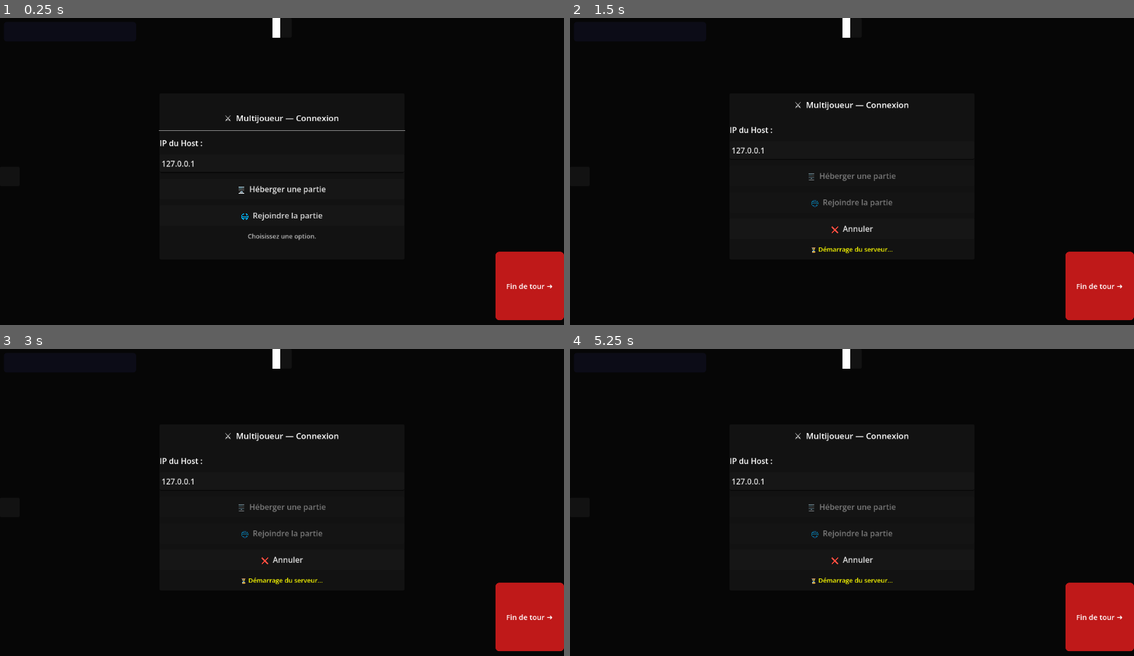
Above: before the commit, frames 1-4 (two rows, left to right).
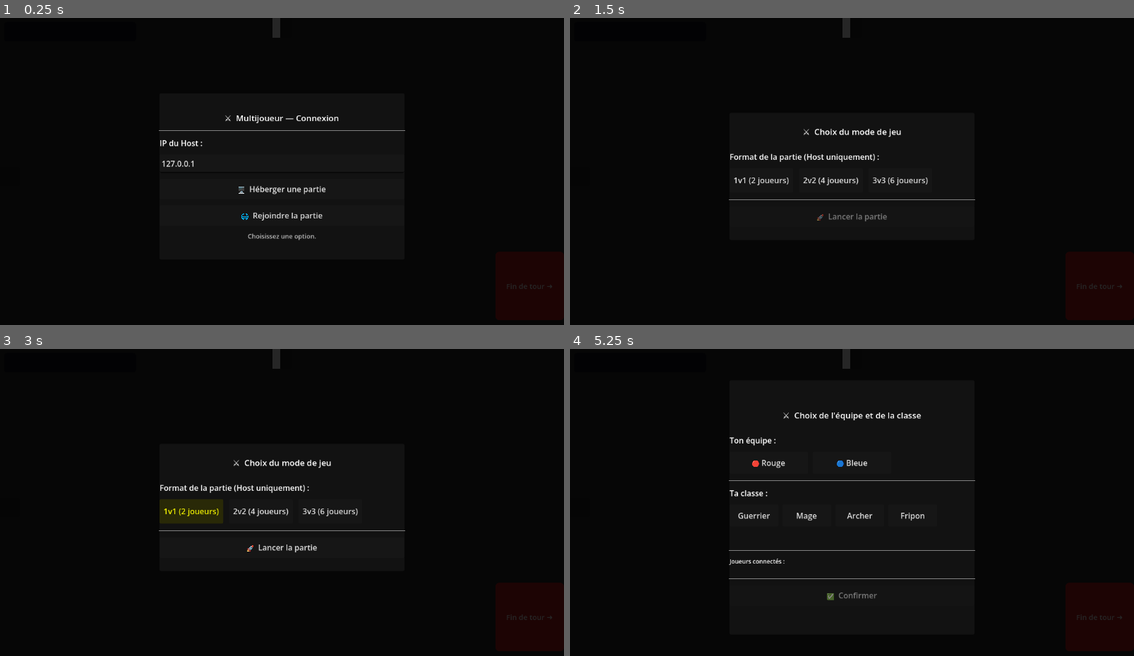
Above: after the commit, the same moments.

Repository: Brsa-Dev/ChessGame
Game: Godot game, scene res://main.tscn
Two runs of this game, one before a commit and one after it. Both use one fixed random seed, a clock stepped at 60 frames per second and the inputs below.
Inputs (mouse positions are in pixels of both pictures, inside the frame that each line leads up to):
- Up to frame 1 (0.25 s): no input
- Up to frame 2 (1.5 s): click "Fin de tour ➜" at 0.5 s; click "🖥️ Héberger une partie" at 1.25 s
- Up to frame 3 (3 s): click (282, 560) at 2 s, where only the run before the commit has a clickable "❌ Annuler"; click (191, 511) at 2.75 s, where only the run after the commit has a clickable "1v1 (2 joueurs)"
- Up to frame 4 (5.25 s): click (829, 511) at 3.5 s, where only the run after the commit has a clickable "2v2 (4 joueurs)"; click (902, 511) at 4.25 s, where only the run after the commit has a clickable "3v3 (6 joueurs)"; click (852, 548) at 5 s, where only the run after the commit has a clickable "🚀 Lancer la partie"

The runs differ from the first frame. In frame 1, 2.8% of the frame differs, in the area x 48-100%, y 0-99%; in frame 2, 4.6%; in frame 3, 4.6%; in frame 4, 4.9%, in the area x 28-100%, y 0-99%.
Error before the commit: Invalid access to property or key 'FORMATS_JEU' on a base object of type 'Nil'. (res://UI/lobby_ui.gd:247)

Commit message:
Push Claude

Diff:
--- a/chess-game/Handlers/input_handler.gd
+++ b/chess-game/Handlers/input_handler.gd
@@ -67,6 +67,10 @@
 var sort_handler    : Node = null  # sort_handler.gd
 var effects_handler : Node = null  # effects_handler.gd
 var sort_ui         : Node = null  # sort_ui.gd
+
+## Référence vers main.gd — injectée dans _injecter_references_handlers().
+## Nécessaire pour envoyer les clics au Host via RPC en réseau.
+var main_node : Node = null
 
 
 # =======================================================
@@ -215,6 +219,27 @@
 # TRAITEMENT CLIC SOURIS
 # =======================================================
 func _traiter_clic_souris(event: InputEventMouseButton) -> void:
+	## =======================================================
+	## GUARD RÉSEAU — Intercept côté Client
+	## -------------------------------------------------------
+	## Si réseau actif ET ce n'est pas le Host local :
+	##   - Bloque silencieusement si ce n'est pas notre tour
+	##   - Sinon calcule les coords et envoie au Host via RPC
+	## Host et mode solo passent directement au code existant.
+	## =======================================================
+	if NetworkManager.est_connecte() and not NetworkManager.est_host():
+		var joueur_actif_reseau : Node = tour_manager.get_joueur_actif()
+		if joueur_actif_reseau.peer_id != NetworkManager.get_mon_id():
+			return
+		var cell_reseau : Vector2i = renderer.screen_to_grid(event.position)
+		if renderer.camera == null or _est_hors_plateau(cell_reseau):
+			return
+		## Envoie au Host pour validation autoritaire
+		main_node.rpc_recevoir_input.rpc_id(1, cell_reseau.x, cell_reseau.y)
+		## Prédiction locale : pas de return — le Client exécute aussi
+		## localement pour un retour visuel immédiat. Si le Host corrige,
+		## rpc_appliquer_etat() écrasera l'état.
+
 	var cell         : Vector2i = renderer.screen_to_grid(event.position)
 	var joueur_actif : Node     = tour_manager.get_joueur_actif()
 
@@ -248,6 +273,55 @@
 
 	# Reclique sur soi-même → désélection
 	var est_sur_soi : bool = cell.x == joueur_actif.grid_x and cell.y == joueur_actif.grid_y
+	if joueur_selectionne and est_sur_soi:
+		_reset_selection()
+		renderer.joueur_selectionne = false
+		renderer.rafraichir()
+		return
+
+	if not joueur_selectionne:
+		_selectionner_joueur(joueur_actif, cell)
+		return
+
+	_traiter_deplacement_ou_attaque(joueur_actif, cell)
+
+
+## =======================================================
+## API RÉSEAU — Traite un clic reçu depuis le réseau
+## -------------------------------------------------------
+## Appelée par main.gd (Host) quand un input Client arrive.
+## Réplique exactement le comportement d'un clic local
+## sans recréer un InputEventMouseButton (non sérialisable).
+##
+## @param x, y : coordonnées de la case cliquée sur le plateau
+## =======================================================
+func traiter_clic_reseau(x: int, y: int) -> void:
+	var cell         : Vector2i = Vector2i(x, y)
+	var joueur_actif : Node     = tour_manager.get_joueur_actif()
+
+	if _est_hors_plateau(cell):
+		return
+
+	if bombe_en_attente != null:
+		_appliquer_bombe(cell, joueur_actif)
+		return
+
+	if cape_en_attente != null:
+		_appliquer_cape_foret(cell, joueur_actif)
+		return
+
+	if not joueur_actif.est_place:
+		_placer_joueur(joueur_actif, cell)
+		return
+
+	if sort_selectionne >= 0:
+		_utiliser_sort_sur_clic(joueur_actif, cell)
+		return
+
+	var est_sur_soi : bool = (
+		cell.x == joueur_actif.grid_x and
+		cell.y == joueur_actif.grid_y
+	)
 	if joueur_selectionne and est_sur_soi:
 		_reset_selection()
 		renderer.joueur_selectionne = false
--- /dev/null
+++ b/chess-game/Network/game_state.gd
@@ -0,0 +1,128 @@
+# =======================================================
+# Network/game_state.gd
+# -------------------------------------------------------
+# Responsabilité : sérialiser et désérialiser l'état du jeu.
+#
+# Utilisé par le Host pour broadcaster l'état après chaque
+# action, et par tous les peers pour l'appliquer.
+#
+# Principe : le Host est la seule source de vérité.
+# Le Client reçoit l'état et l'affiche — il ne calcule rien.
+#
+# Scalable : fonctionne pour N joueurs (2, 4 ou 6).
+# =======================================================
+extends Node
+
+
+# =======================================================
+# SÉRIALISATION — État complet → Dictionary
+# =======================================================
+
+## Capture l'état complet du jeu en un Dictionary transmissible
+## via RPC. Appelée par le Host après chaque action.
+##
+## @param joueurs      : Array[Node] — liste des joueurs actifs
+## @param board        : Node        — état du plateau
+## @param tour_manager : Node        — gestionnaire de tours
+## @return Dictionary sérialisé, envoyable via rpc()
+func serialiser(
+	joueurs      : Array,
+	board        : Node,
+	tour_manager : Node
+) -> Dictionary:
+	## --- Joueurs ---
+	var joueurs_data : Array = []
+	for i in range(joueurs.size()):
+		var j : Node = joueurs[i]
+		joueurs_data.append({
+			"index"     : i,
+			"grid_x"    : j.grid_x,
+			"grid_y"    : j.grid_y,
+			"est_place" : j.est_place,
+			"est_mort"  : j.est_mort,
+			"hp"        : j.hp_actuels,
+			"hp_max"    : j.hp_max,
+			"pm"        : j.pm_actuels,
+			"pm_max"    : j.pm_max,
+			"gold"      : j.gold,
+			"equipe"    : j.equipe,
+			"peer_id"   : j.peer_id,
+		})
+
+	## --- Plateau ---
+	## Inclus pour synchroniser les changements en cours de partie
+	## (laves temporaires, murs, forêts, etc.)
+	var plateau_data : Array = board.exporter_etat()
+
+	## --- Tour ---
+	var joueur_actif  : Node  = tour_manager.get_joueur_actif()
+	var index_actif   : int   = joueurs.find(joueur_actif)
+	var temps_restant : float = tour_manager._timer.time_left
+
+	return {
+		"joueurs"       : joueurs_data,
+		"plateau"       : plateau_data,
+		"tour_actif"    : index_actif,
+		"tour_global"   : tour_manager.tour_global,
+		"temps_restant" : temps_restant,
+	}
+
+
+# =======================================================
+# DÉSÉRIALISATION — Dictionary → objets locaux
+# =======================================================
+
+## Applique un état reçu depuis le réseau sur les objets locaux.
+## Appelée par TOUS les peers (Host inclus) après réception.
+##
+## @param etat    : Dictionary — état reçu du Host
+## @param joueurs : Array[Node] — joueurs locaux à mettre à jour
+## @param board   : Node        — plateau local à mettre à jour
+func deserialiser(
+	etat         : Dictionary,
+	joueurs      : Array,
+	board        : Node,
+	tour_manager : Node = null
+) -> void:
+	## --- Plateau ---
+	## Toujours appliqué en premier car les joueurs peuvent
+	## être sur des cases dont le type a changé.
+	if etat.has("plateau"):
+		board.importer_etat(etat["plateau"])
+
+	## --- Joueurs ---
+	if etat.has("joueurs"):
+		var joueurs_data : Array = etat["joueurs"]
+		for data in joueurs_data:
+			var index : int = data.get("index", -1)
+			if index < 0 or index >= joueurs.size():
+				push_warning("GameState.deserialiser : index joueur invalide %d" % index)
+				continue
+			var j : Node = joueurs[index]
+			j.grid_x     = data.get("grid_x",    j.grid_x)
+			j.grid_y     = data.get("grid_y",     j.grid_y)
+			j.est_place  = data.get("est_place",  j.est_place)
+			j.est_mort   = data.get("est_mort",   j.est_mort)
+			j.hp_actuels = data.get("hp",         j.hp_actuels)
+			j.hp_max     = data.get("hp_max",     j.hp_max)
+			j.pm_actuels = data.get("pm",         j.pm_actuels)
+			j.pm_max     = data.get("pm_max",     j.pm_max)
+			j.gold       = data.get("gold",       j.gold)
+
+	## --- Tour manager ---
+	## Synchronise l'index du joueur actif côté Client.
+	## Sans ça, _index_joueur_actif reste sur l'ancien tour
+	## et le guard réseau dans _traiter_clic_souris() bloque
+	## les actions du Client pendant un tour entier.
+	if tour_manager != null and etat.has("tour_actif"):
+		tour_manager._index_joueur_actif = etat["tour_actif"]
+		tour_manager.tour_global         = etat.get("tour_global", tour_manager.tour_global)
+
+	## --- Timer ---
+	## Resynchronise le timer côté Client avec le temps restant du Host.
+	## Évite le décalage visuel entre les deux instances.
+	if tour_manager != null and etat.has("temps_restant"):
+		var temps : float = etat.get("temps_restant", 0.0)
+		tour_manager._timer.stop()
+		tour_manager._timer.wait_time = max(temps, 0.1)
+		tour_manager._timer.start()
--- a/chess-game/Network/network_manager.gd
+++ b/chess-game/Network/network_manager.gd
@@ -356,9 +356,13 @@
 		var c : Dictionary = choix_joueurs[id].duplicate()
 		c["peer_id"] = id
 		configs.append(c)
+		print("[NM] config : peer_id=%d classe=%s equipe=%d" % [
+			id, c.get("classe", "?"), c.get("equipe", -1)
+		])
 
 	print("NetworkManager : tous prêts → lancement !")
-	rpc_lancer_partie.rpc(configs)
+	rpc_lancer_partie.rpc(configs)  ## Broadcast aux Clients
+	rpc_lancer_partie(configs)      ## Exécution locale sur le Host (.rpc() n'appelle pas le caller)
 
 
 ## Désigne aléatoirement 1 Roi par équipe, uniquement en 3v3.
--- a/chess-game/UI/lobby_ui.gd
+++ b/chess-game/UI/lobby_ui.gd
@@ -87,6 +87,7 @@
 # =======================================================
 
 func _ready() -> void:
+	layer = 100  # Au-dessus de tous les autres CanvasLayers du jeu
 	_construire_fond()
 	_construire_panel_connexion()
 	_construire_panel_selection()
--- a/chess-game/main.gd
+++ b/chess-game/main.gd
@@ -91,7 +91,7 @@
 func _ready() -> void:
 	add_to_group("main")
 	## Attend que le lobby confirme les joueurs avant d'initialiser le jeu
-	$UI/LobbyUI.partie_lancee.connect(_on_partie_lancee)
+	$LobbyUI.partie_lancee.connect(_on_partie_lancee)
 
 
 ## =======================================================
@@ -103,13 +103,20 @@
 func _on_partie_lancee(configs: Array) -> void:
 	print("=== PARTIE LANCÉE — %d joueurs ===" % configs.size())
 	_joueurs = _creer_joueurs(configs)
+	print("[MAIN] Joueurs créés :")
+	for j in _joueurs:
+		print("  - %s peer_id=%d equipe=%d" % [j.name, j.peer_id, j.equipe])
 	_demarrer_systemes()
 
-	## Host uniquement : synchronise le plateau généré avec tous les Clients
+	## Host uniquement : synchronise le plateau et l'état initial
 	if NetworkManager.est_connecte() and NetworkManager.est_host():
 		var etat : Array = board.exporter_etat()
 		NetworkManager.rpc_sync_plateau.rpc(etat)
 		print("main : plateau broadcasté — %d cases" % etat.size())
+		## Synchronise le joueur actif tiré au sort par tour_manager.initialiser().
+		## Sans ça, chaque instance tire indépendamment → indices différents
+		## → le Host rejette tous les inputs du Client.
+		_broadcaster_etat()
 
 
 ## Démarre tous les systèmes avec _joueurs peuplé.
@@ -208,6 +215,7 @@
 	sort_handler.murs_temporaires    = murs_temporaires
 
 	# --- Input Handler ---
+	input_handler.main_node         = self
 	input_handler.board             = board
 	input_handler.renderer          = renderer
 	input_handler.tour_manager      = tour_manager
@@ -267,6 +275,80 @@
 
 
 # =======================================================
+# RÉSEAU — Synchronisation des actions
+# =======================================================
+
+## Reçu par le Host depuis un Client.
+## Vérifie que c'est bien le tour de ce peer, exécute l'action,
+## puis broadcast l'état complet à tous.
+##
+## @param clic_x, clic_y : coordonnées de la case cliquée
+##        Valeur spéciale : -1,-1 = Fin de Tour
+@rpc("any_peer", "reliable")
+func rpc_recevoir_input(clic_x: int, clic_y: int) -> void:
+	if not NetworkManager.est_host():
+		return
+
+	var sender_id    : int  = multiplayer.get_remote_sender_id()
+	var joueur_actif : Node = tour_manager.get_joueur_actif()
+
+	print("[HOST] rpc_recevoir_input reçu — sender=%d clic=(%d,%d) hors_plateau=%s" % [
+		sender_id, clic_x, clic_y,
+		str(clic_x < 0 or clic_y < 0 or clic_x >= 8 or clic_y >= 8)
+	])
+	print("[HOST] joueur_actif.name=%s peer_id=%d" % [
+		joueur_actif.name, joueur_actif.peer_id
+	])
+	print("[HOST] match=%s" % str(joueur_actif.peer_id == sender_id))
+
+	if joueur_actif.peer_id != sender_id:
+		push_warning("[HOST] Input rejeté — pas le tour du peer %d" % sender_id)
+		return
+
+	if clic_x == -1 and clic_y == -1:
+		fin_de_tour()
+	else:
+		input_handler.traiter_clic_reseau(clic_x, clic_y)
+		_broadcaster_etat()
+
+
+## Sérialise l'état complet du jeu et le broadcast à tous les peers.
+## Appelée par le Host après chaque action validée.
+## NE doit être appelée QUE côté Host.
+func _broadcaster_etat() -> void:
+	if not NetworkManager.est_host():
+		push_error("_broadcaster_etat appelée côté Client — bug d'architecture")
+		return
+	print("[HOST] _broadcaster_etat appelée")
+	var etat : Dictionary = GameState.serialiser(_joueurs, board, tour_manager)
+	rpc_appliquer_etat.rpc(etat)      ## Broadcast aux Clients
+	rpc_appliquer_etat(etat)          ## Exécution locale (.rpc() n'appelle pas le caller)
+
+
+## Reçu par tous les peers (sauf Host qui l'appelle directement).
+## Applique l'état reçu et rafraîchit l'affichage.
+##
+## @param etat : Dictionary sérialisé par GameState.serialiser()
+@rpc("authority", "reliable")
+func rpc_appliquer_etat(etat: Dictionary) -> void:
+	print("[SYNC] rpc_appliquer_etat reçu sur peer=%d" % multiplayer.get_unique_id())
+	GameState.deserialiser(etat, _joueurs, board, tour_manager)
+
+	var index_actif : int = etat.get("tour_actif", 0)
+	if index_actif >= 0 and index_actif < _joueurs.size():
+		var ja : Node = _joueurs[index_actif]
+		renderer.joueur_actif = ja
+		if sort_ui != null:
+			sort_ui.joueur_actif = ja
+			sort_ui.rafraichir()
+		if hud_ui != null:
+			hud_ui.rafraichir(_joueurs, ja)
+
+	print("[SYNC] renderer.rafraichir() appelé")
+	renderer.rafraichir()
+
+
+# =======================================================
 # API PUBLIQUE
 # =======================================================
 
@@ -276,6 +358,15 @@
 # résout les effets temporaires, puis passe la main.
 # -------------------------------------------------------
 func fin_de_tour() -> void:
+	## Guard réseau côté Client :
+	## Si c'est notre tour, envoie la fin de tour au Host et return.
+	## Le Host exécutera fin_de_tour() lui-même et broadcastera.
+	if NetworkManager.est_connecte() and not NetworkManager.est_host():
+		var joueur_actif_check : Node = tour_manager.get_joueur_actif()
+		if joueur_actif_check.peer_id == NetworkManager.get_mon_id():
+			rpc_recevoir_input.rpc_id(1, -1, -1)
+		return
+
 	input_handler._reset_selection()
 	renderer.sort_selectionne = -1
 
@@ -331,6 +422,10 @@
 	renderer.joueur_selectionne = false
 	renderer.rafraichir()
 	_rafraichir_hud()
+
+	## Broadcast après toute la logique (Host réseau uniquement)
+	if NetworkManager.est_connecte() and NetworkManager.est_host():
+		_broadcaster_etat()
 
 
 # =======================================================
--- a/chess-game/main.tscn
+++ b/chess-game/main.tscn
@@ -65,7 +65,7 @@
 
 [node name="LogUI" parent="UI" unique_id=100143272 instance=ExtResource("8_4c57u")]
 
-[node name="LobbyUI" type="CanvasLayer" parent="UI" unique_id=1637947529]
+[node name="LobbyUI" type="CanvasLayer" parent="." unique_id=1637947529]
 script = ExtResource("20_0odxb")
 
 [node name="ShopManager" type="Node" parent="." unique_id=1214474715]
--- a/chess-game/project.godot
+++ b/chess-game/project.godot
@@ -16,7 +16,8 @@
 
 [autoload]
 
-NetworkManager="*uid://baav70hrxhvbi"
+NetworkManager="*uid://xbkeq2ybeffw"
+GameState="*uid://b1iw15v07wkhm"
 
 [input]
 
Not shown, added: chess-game/Network/game_state.gd.uid
